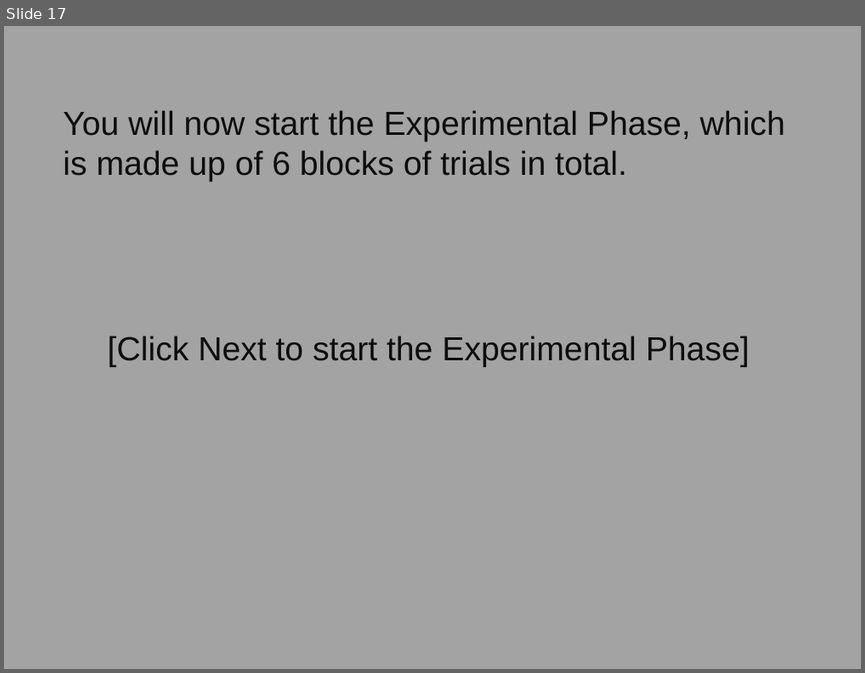
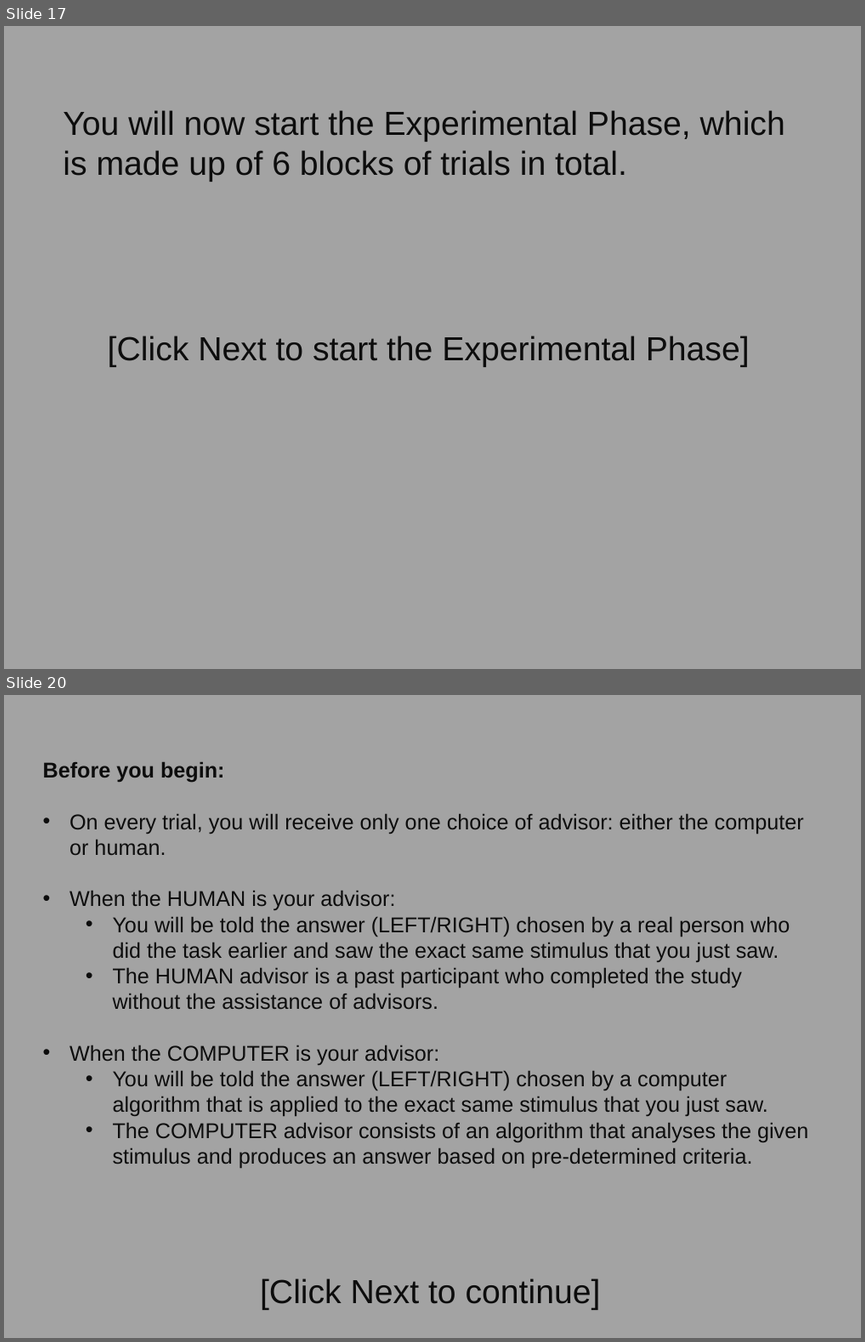
Before and after one commit to raj925/raj925.github.io, a slide deck: AdvisorChoice/instructions/Experiment 1a Instructions.pptx. Shown one above the other, each under a label of ours: slide 17 before the commit, slides 17 and 20 after it; the slides between them are not shown. The pictures are 865x673 and 865x1342 pixels, drawn with LibreOffice and Linux fonts; fonts in the diff are those of the drawing. Boxes give left, top, right and bottom in pixels: in the first picture for what was removed or moved away, otherwise in the second. Text is boxed around its words. In the diff, an @@ line names an element or a change of style, - is before the commit and + after.

Commit message:
Age Check, Instructions and Index Changes
- Chnaged age check to remove the upper age limit.
- Instructions updated to accomodate block 4 trials (and removed some errors)
- Index Html changed for presentation purposes.
- Added a thank you page at the end of the study.

```diff
--- a/AdvisorChoice/instructions/Experiment 1a Instructions.pptx
+++ b/AdvisorChoice/instructions/Experiment 1a Instructions.pptx
@@ slide 20 added at (4, 695, 861, 1338), background #A3A3A3 @@
@@ text added at (43, 762, 808, 1168), 18 pt, text #0D0D0D @@
+Before you begin:
+• On every trial, you will receive only one choice of advisor: either the computer or human.
+• When the HUMAN is your advisor:
+  • You will be told the answer (LEFT/RIGHT) chosen by a real person who did the task earlier and saw the exact same stimulus that you just saw.
+  • The HUMAN advisor is a past participant who completed the study without the assistance of advisors.
+• When the COMPUTER is your advisor:
+  • You will be told the answer (LEFT/RIGHT) chosen by a computer algorithm that is applied to the exact same stimulus that you just saw.
+  • The COMPUTER advisor consists of an algorithm that analyses the given stimulus and produces an answer based on pre-determined criteria.
@@ text added at (260, 1278, 601, 1310), 28 pt, text #0D0D0D @@
+[Click Next to continue]
```
Also in this commit, not shown: 2 slides changed, 5 other slides added, 36 other files.
